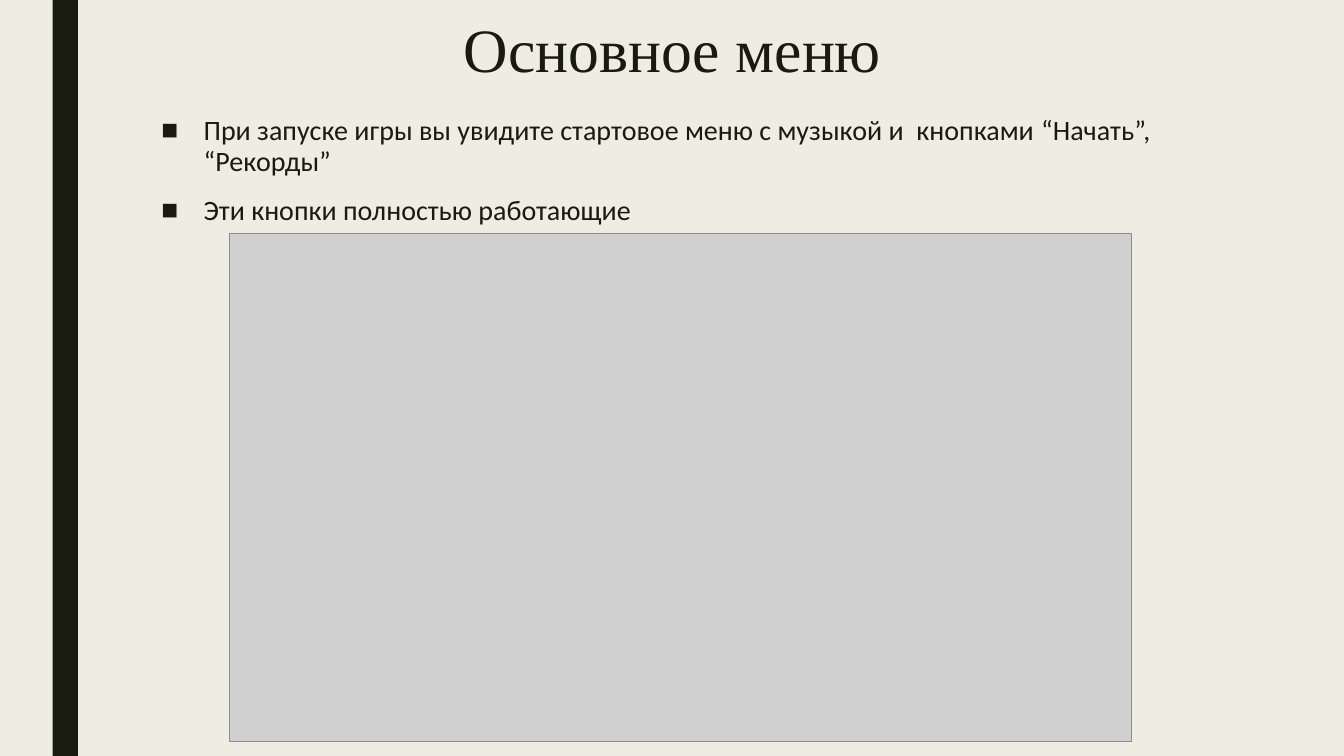
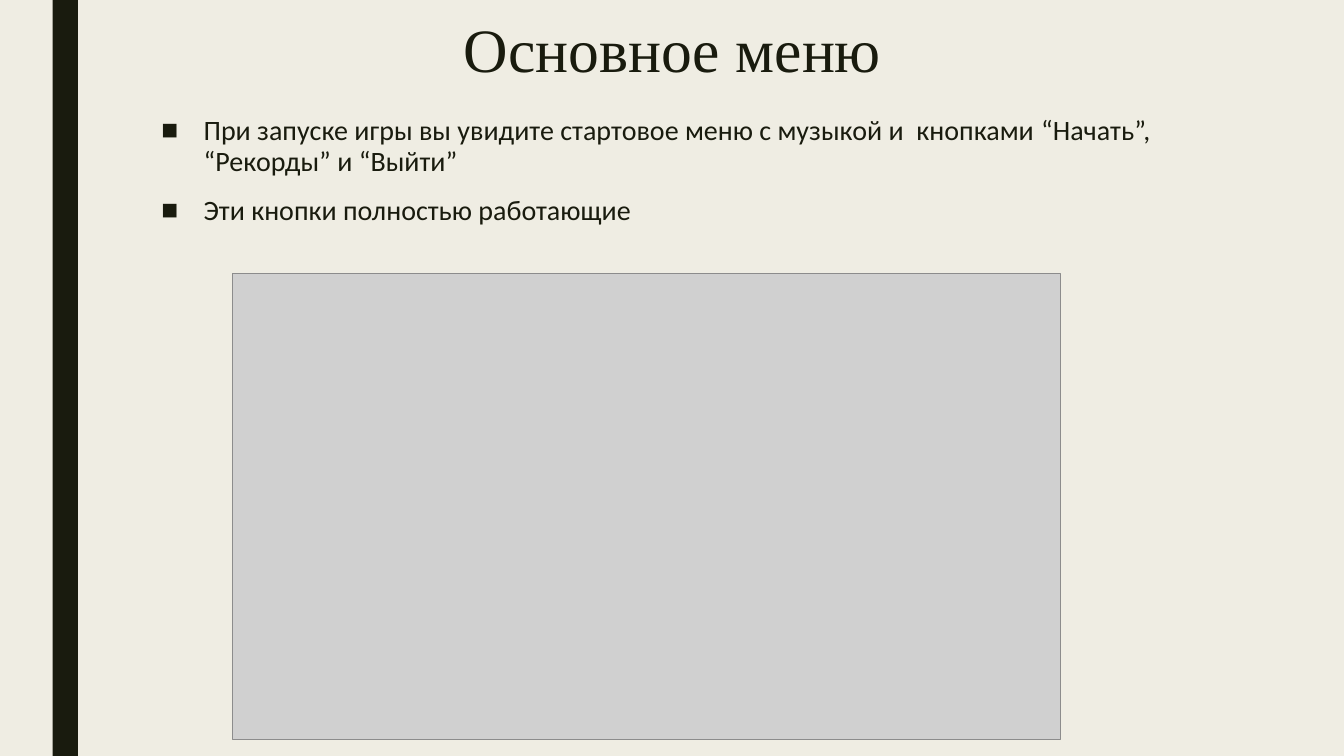
Before and after one commit to t44mas/Space-run, a slide deck: slide 3 of Space-run.pptx. Drawn at 1344x756 pixels with LibreOffice and Linux fonts; fonts in the diff are those of the drawing; grey boxes stand for pictures. Boxes give left, top, right and bottom in pixels: in the first picture for what was removed or moved away, otherwise in the second. Text is boxed around its words. In the diff, an @@ line names an element or a change of style, - is before the commit and + after.

```diff
--- a/Space-run.pptx
+++ b/Space-run.pptx
@@ text at (204, 120, 1150, 176): text changed @@
-■ При запуске игры вы увидите стартовое меню с музыкой и кнопками “Начать”, “Рекорды”
+■ При запуске игры вы увидите стартовое меню с музыкой и кнопками “Начать”, “Рекорды” и “Выйти”
@@ picture: place and size @@
-picture at (229, 234, 1131, 741)
+picture at (233, 274, 1061, 740)
```
Also in this commit, not shown: 4 other slides changed, 1 other file.
